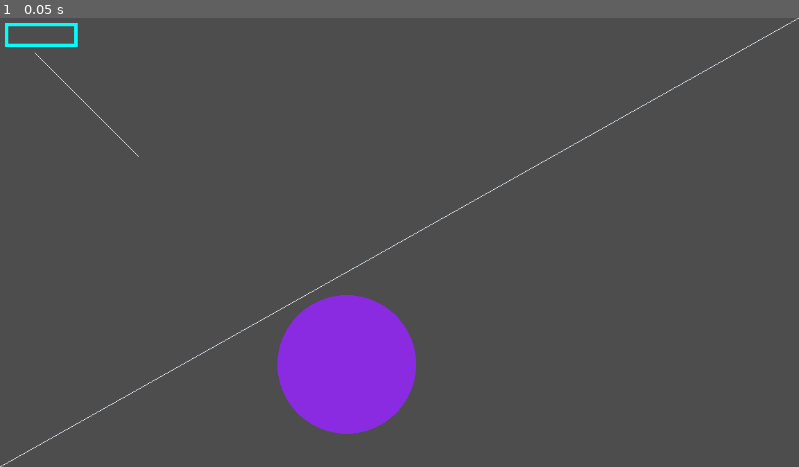
Above: before the commit, frame 1.
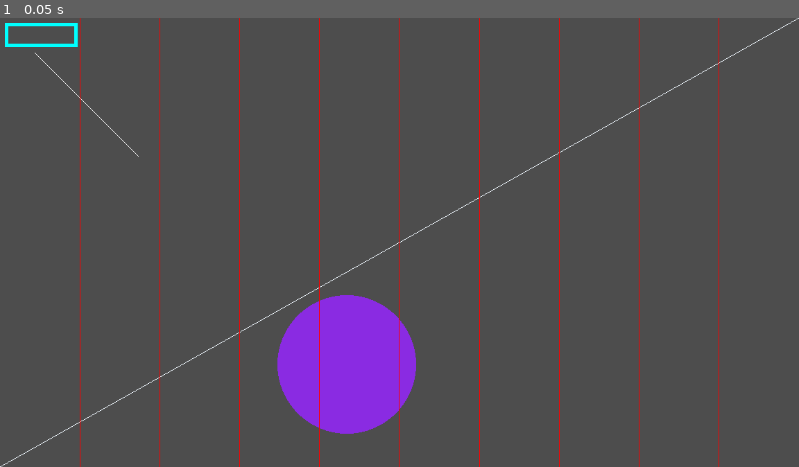
Above: after the commit, the same moment.

Repository: JunH0128/2025
Game: Godot game, scene res://Loops.tscn
Two runs of this game, one before a commit and one after it. Both use one fixed random seed, a clock stepped at 60 frames per second and the inputs below.
Inputs:
- Up to frame 1 (0.05 s): no input

The runs differ from the first frame. In frame 1, 1.1% of the frame differs, in the area x 9-91%, y 0-100%.

Commit message:
drawn a line in a loop

Diff:
--- a/loops/loops.gd
+++ b/loops/loops.gd
@@ -31,7 +31,12 @@
 	for i in range(basket.size()):
 		print(basket[i])
 
+	var num_lines = 10
+	var s = get_viewport_rect().size
+	var w = s.x / num_lines
 
+	for i in range(num_lines):
+		draw_line(Vector2(i * w, 0),Vector2(i * w, s.y), Color.RED)
 
 
 	pass
